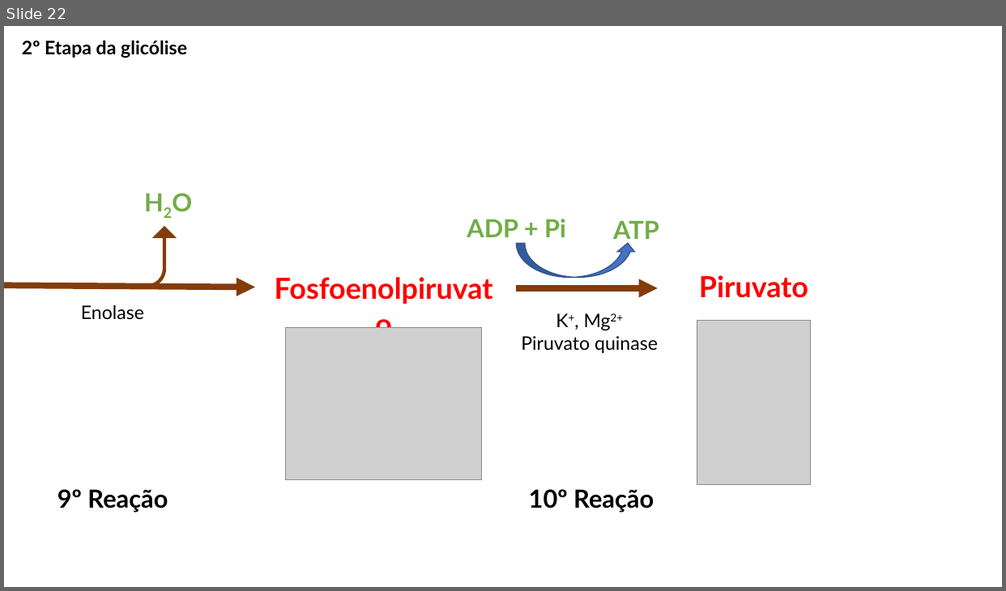
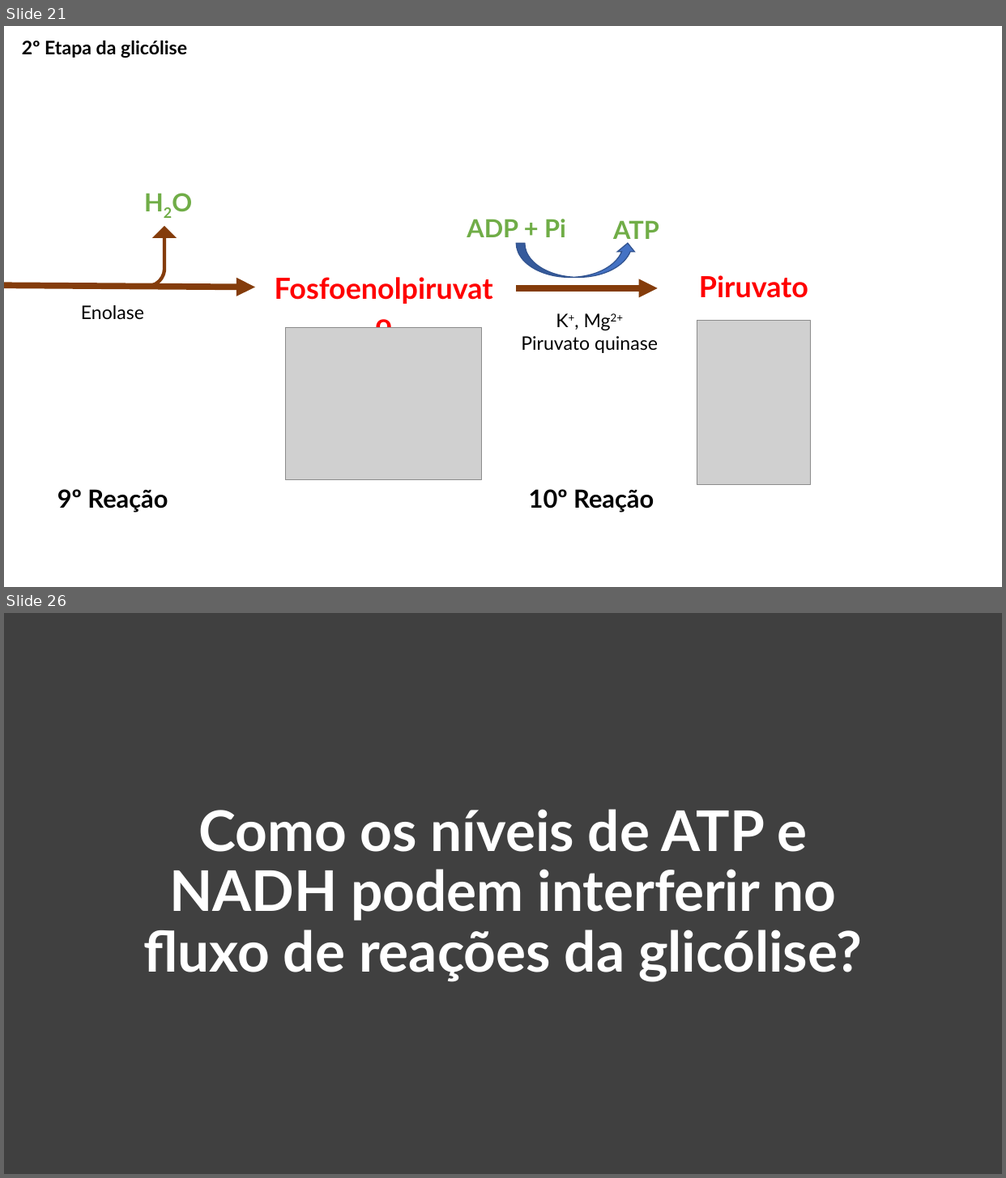
Before and after one commit to daniloasdotcom/Bioquimica-com-Danilo, a slide deck: assets/aulas/glicolise.pptx. Shown one above the other, each under a label of ours: slide 22 before the commit, slides 21 and 26 after it; the slides between them are not shown. The pictures are 1006x591 and 1006x1178 pixels, drawn with LibreOffice and Linux fonts; fonts in the diff are those of the drawing; grey boxes stand for pictures. Boxes give left, top, right and bottom in pixels: in the first picture for what was removed or moved away, otherwise in the second. Text is boxed around its words. In the diff, an @@ line names an element or a change of style, - is before the commit and + after.

```diff
--- a/assets/aulas/glicolise.pptx
+++ b/assets/aulas/glicolise.pptx
@@ slide 26 added at (x1=4, y1=613, x2=1002, y2=1174), background #404040 @@
@@ title added at (x1=143, y1=809, x2=862, y2=982), 54 pt, text #FFFFFF, bold @@
+Como os níveis de ATP e NADH podem interferir no fluxo de reações da glicólise?
@@ what was slide 22 is now slide 21 @@
```
Also in this commit, not shown: 11 slides changed, 3 other slides added, 2 slides removed, 3 other files.
